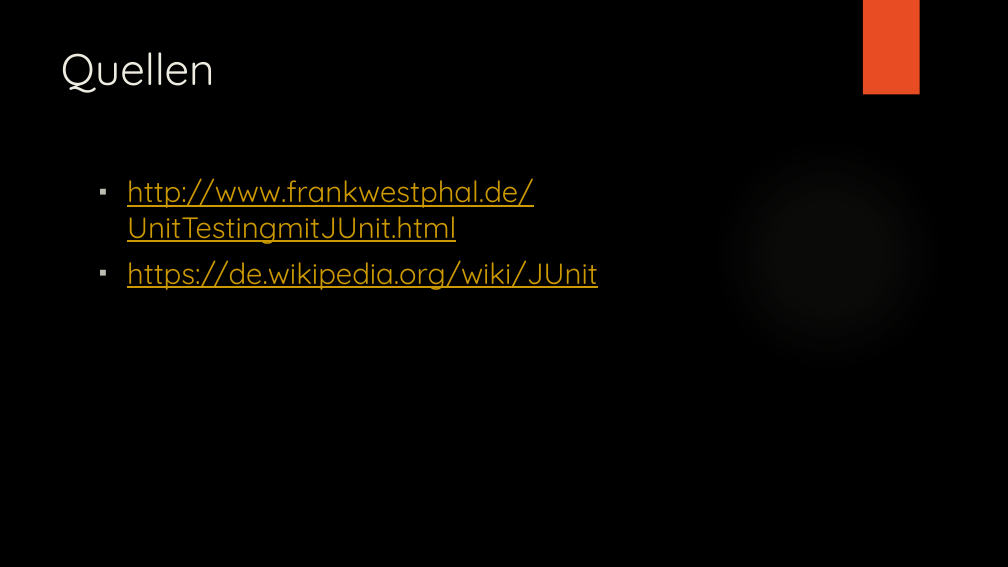
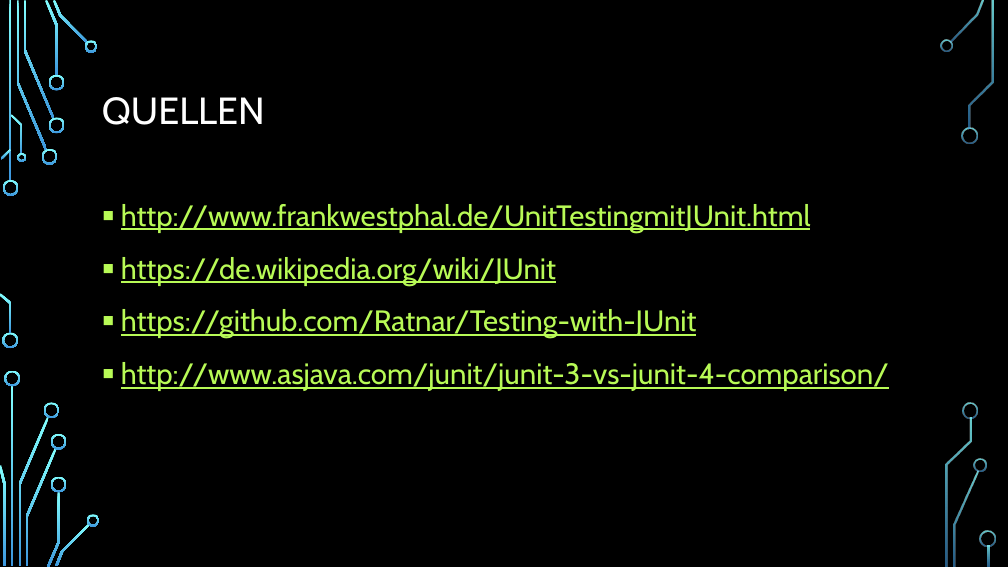
Before and after one commit to Ratnar/Tesint-with-JUnit, a slide deck: slide 18 of Präsentation/Unit testen mit JUnit.pptx (slide 11 before the commit). Drawn at 1008x567 pixels with LibreOffice and Linux fonts; fonts in the diff are those of the drawing; background and template pictures are left out. Boxes give left, top, right and bottom in pixels: in the first picture for what was removed or moved away, otherwise in the second. Text is boxed around its words. In the diff, an @@ line names an element or a change of style, - is before the commit and + after.

```diff
--- a/Präsentation/Unit testen mit JUnit.pptx
+++ b/Präsentation/Unit testen mit JUnit.pptx
@@ rectangle removed at (863,0,920,95) @@
@@ title "QUELLEN" at (102,97,265,125): vertical alignment top to middle @@
@@ title at (102,97,265,125): text changed; size 42 to 36 pt; font Quicksand to Cabin; text colour #EEECE1 to #FFFFFF @@
-Quellen
+QUELLEN
@@ ellipse removed at (712,138,944,371) @@
@@ text "http://www.frankwestphal.de/UnitTestingmitJUnit.html": place and size @@
-text "http://www.frankwestphal.de/UnitTestingmitJUnit.html" at (127,178,598,290)
+text "http://www.frankwestphal.de/UnitTestingmitJUnit.html" at (121,204,889,391)
@@ text at (121,204,811,286): font Quicksand to Cabin, text colour #CC9900 to #B8FA56 in "http://www.frankwestphal.de/UnitTestingmitJUnit.html", "https://de.wikipedia.org/wiki/JUnit"; indent changed; line spacing 1 to 1.2 @@
@@ text at (121,309,889,391): paragraphs added @@
+▪ https://github.com/Ratnar/Testing-with-JUnit
+▪ http://www.asjava.com/junit/junit-3-vs-junit-4-comparison/
@@ group added at (0,0,996,567): 33 freeform shapes, 3 rectangles @@
```
Also in this commit, not shown: 9 other slides changed, 8 slides added, 1 slide removed, 8 other files.
